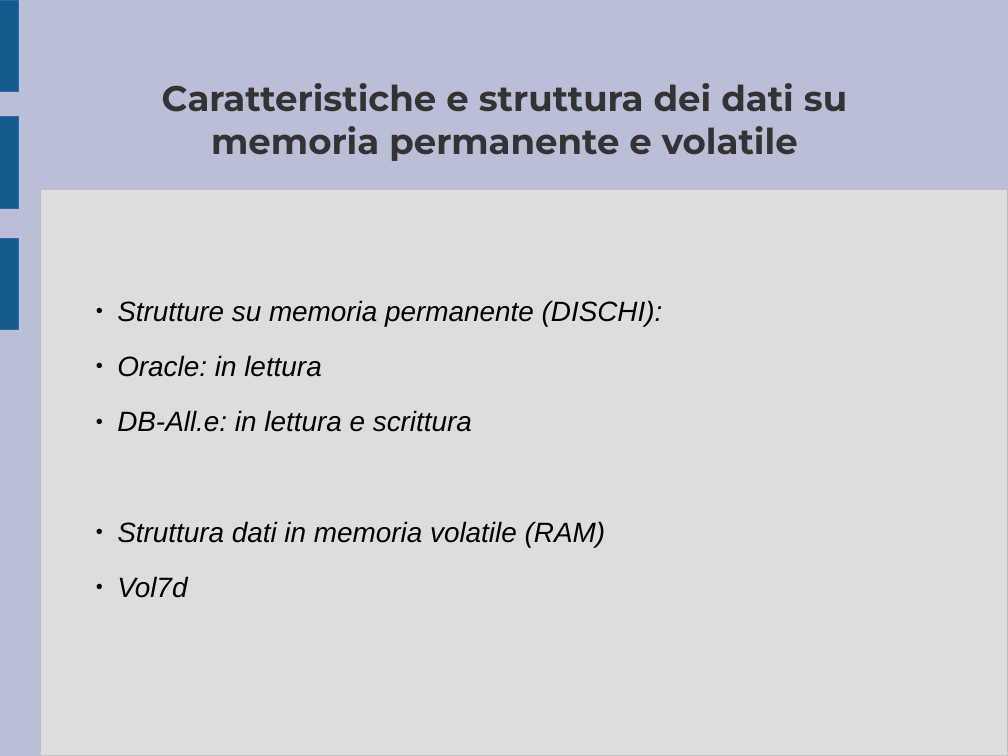
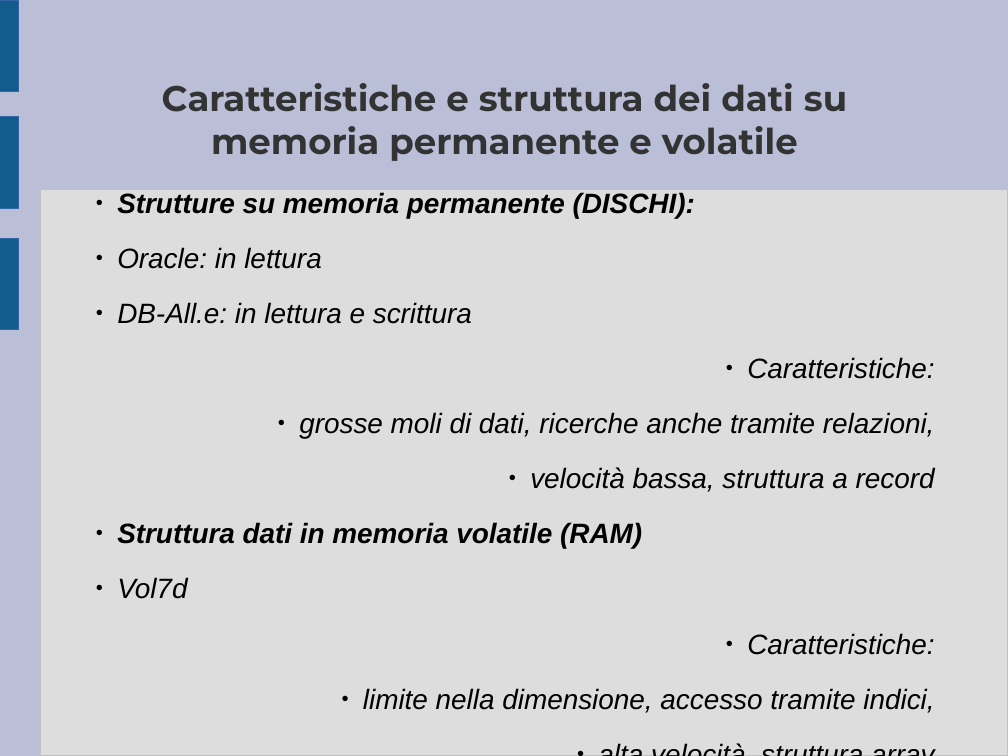
Before and after one commit to ARPA-SIMC/libsim, a slide deck: slide 3 of doc/breve_presentazione.odp. Drawn at 1008x756 pixels with LibreOffice and Linux fonts; fonts in the diff are those of the drawing. Boxes give left, top, right and bottom in pixels: in the first picture for what was removed or moved away, otherwise in the second. Text is boxed around its words. In the diff, an @@ line names an element or a change of style, - is before the commit and + after.

```diff
--- a/doc/breve_presentazione.odp
+++ b/doc/breve_presentazione.odp
@@ subtitle "Strutture su memoria permanente (DISCHI):": place and size @@
-subtitle "Strutture su memoria permanente (DISCHI):" at (117, 300, 663, 598)
+subtitle "Strutture su memoria permanente (DISCHI):" at (117, 192, 935, 713)
@@ subtitle at (117, 192, 695, 548): bold on in "Strutture su memoria permanente (DISCHI):", "Struttura dati in memoria volatile (RAM)" @@
@@ subtitle at (299, 357, 935, 492): paragraphs added @@
+  ● Caratteristiche:
+  ● grosse moli di dati, ricerche anche tramite relazioni,
+  ● velocità bassa, struttura a record
@@ subtitle at (363, 633, 934, 713): paragraphs added @@
+  ● Caratteristiche:
+  ● limite nella dimensione, accesso tramite indici,
+  ● alta velocità, struttura array
```
Also in this commit, not shown: 7 other slides changed.
